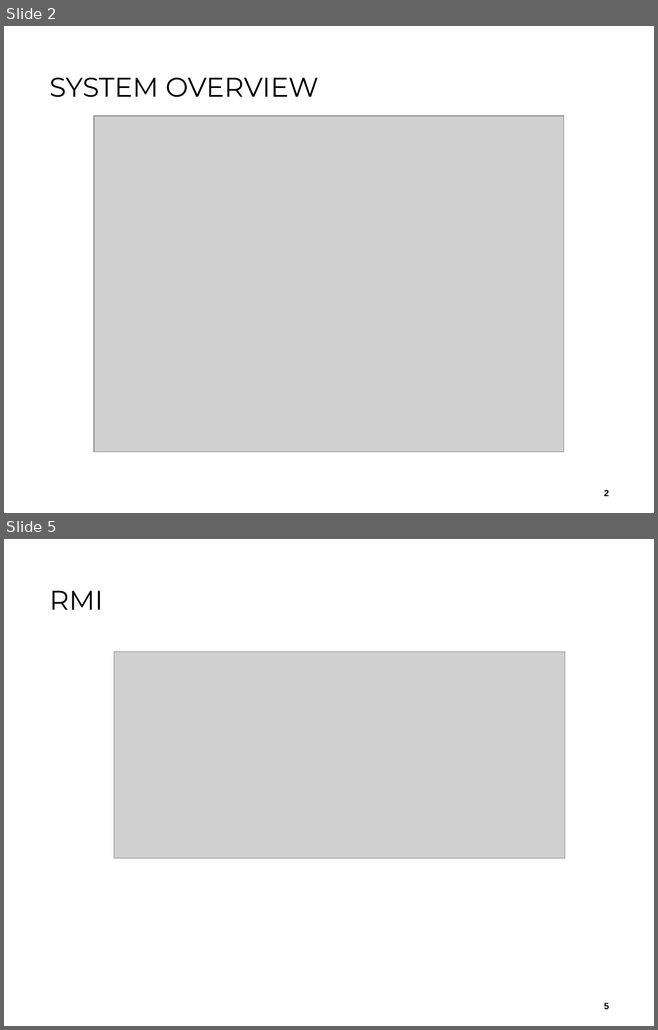
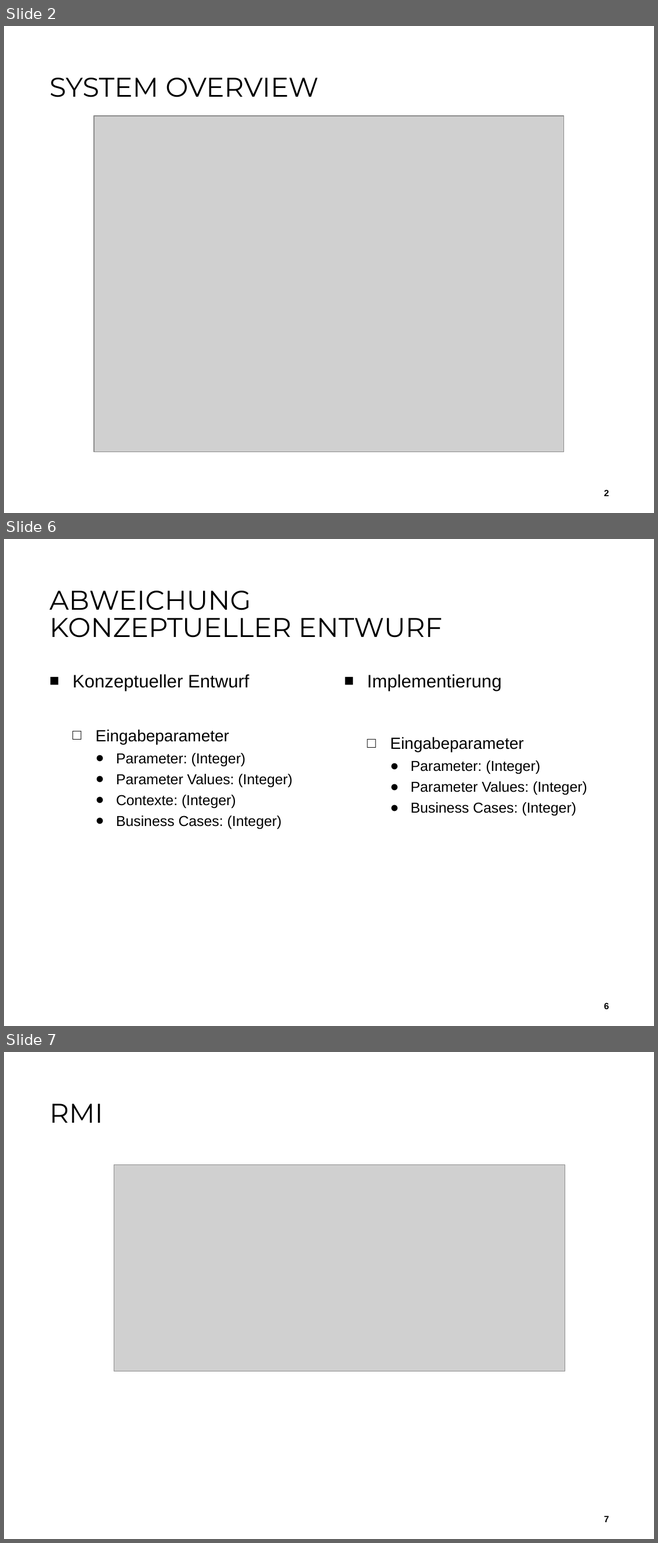
Before and after one commit to aistleithnera/258321_DKE_PR, a slide deck: Dokumente/Zwischenpräsentation Implementierung/Implementierung_Zwischenpraesentation.pptx. Shown one above the other, each under a label of ours: slides 2 and 5 before the commit, slides 2, 6 and 7 after it; the slides between them are not shown. The pictures are 658x1030 and 658x1543 pixels, drawn with LibreOffice and Linux fonts; fonts in the diff are those of the drawing; grey boxes stand for pictures; background and template pictures are left out. Boxes give left, top, right and bottom in pixels: in the first picture for what was removed or moved away, otherwise in the second. Text is boxed around its words. In the diff, an @@ line names an element or a change of style, - is before the commit and + after.

```diff
--- a/Dokumente/Zwischenpräsentation Implementierung/Implementierung_Zwischenpraesentation.pptx
+++ b/Dokumente/Zwischenpräsentation Implementierung/Implementierung_Zwischenpraesentation.pptx
@@ slide 6 added at bbox=[4, 539, 654, 1026], background #FFFFFF @@
@@ title added at bbox=[49, 591, 442, 638], 30 pt, text #000000 @@
+ABWEICHUNG
+KONZEPTUELLER ENTWURF
@@ text added at bbox=[72, 674, 292, 829], 16 pt, text #000000 @@
+■ Konzeptueller Entwurf
+  □ Eingabeparameter
+    ● Parameter: (Integer)
+    ● Parameter Values: (Integer)
+    ● Contexte: (Integer)
+    ● Business Cases: (Integer)
@@ text added at bbox=[367, 674, 587, 816], 16 pt, text #000000 @@
+  ■ Implementierung
+  □ Eingabeparameter
+    ● Parameter: (Integer)
+    ● Parameter Values: (Integer)
+    ● Business Cases: (Integer)
@@ page number added at bbox=[604, 1003, 609, 1009], 10 pt, text #000000, bold @@
+6
@@ what was slide 5 is now slide 7 @@
@@ page number at bbox=[604, 1516, 609, 1522]: text changed @@
-5
+7
```
Also in this commit, not shown: 3 other slides added, 2 slides removed.
